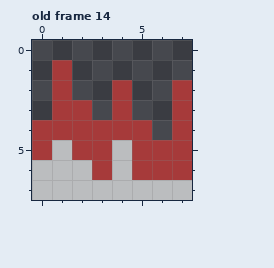
One commit to this pixel-art file: Assets/Resources/Textures/Game/world.aseprite. Above is the file before it was changed.
8x8 pixels, 14 frames. Shown: old frame 14. The commit also changed other frames, which this record leaves out.
After:
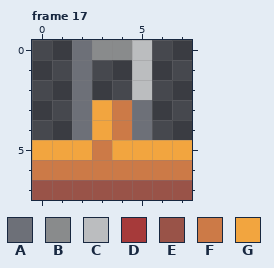
Palette (. is transparent): A #6d7078  B #898b8c  C #bbbdbf  D #a63a3a  E #995348  F #cc7a47  G #f2a53f
A new or re-ordered frame is compared with the old frame closest to it.
Edits made:
frames 14 -> 37
Changed rows in their new state; - is an unchanged pixel.
Frame 17 is new; against old frame 14:
first column x 0:
0 --ABBC--
1 -.A--C--
2 -.A-.C-.
3 -.AGFA-.
4 ..AGFA-.
5 GGGFGGGG
6 FFFFFFFF
7 EEEEEEEE
Changed places in both pictures, as pixel boxes (x1, y1, x2, y2):
changed: (32, 40, 192, 200)
